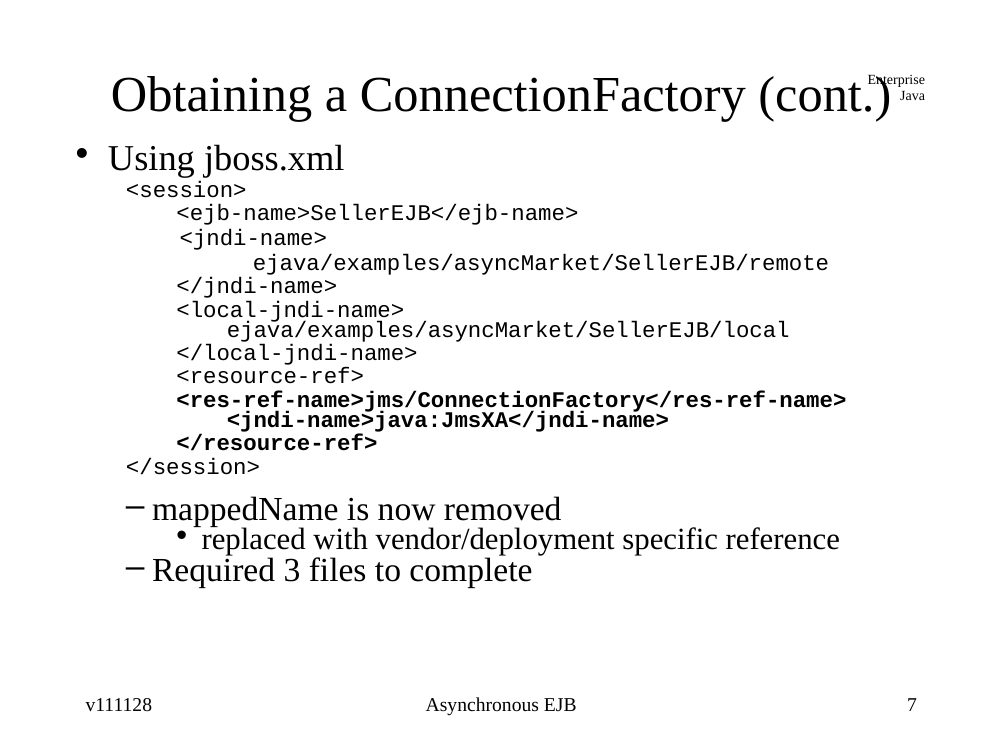
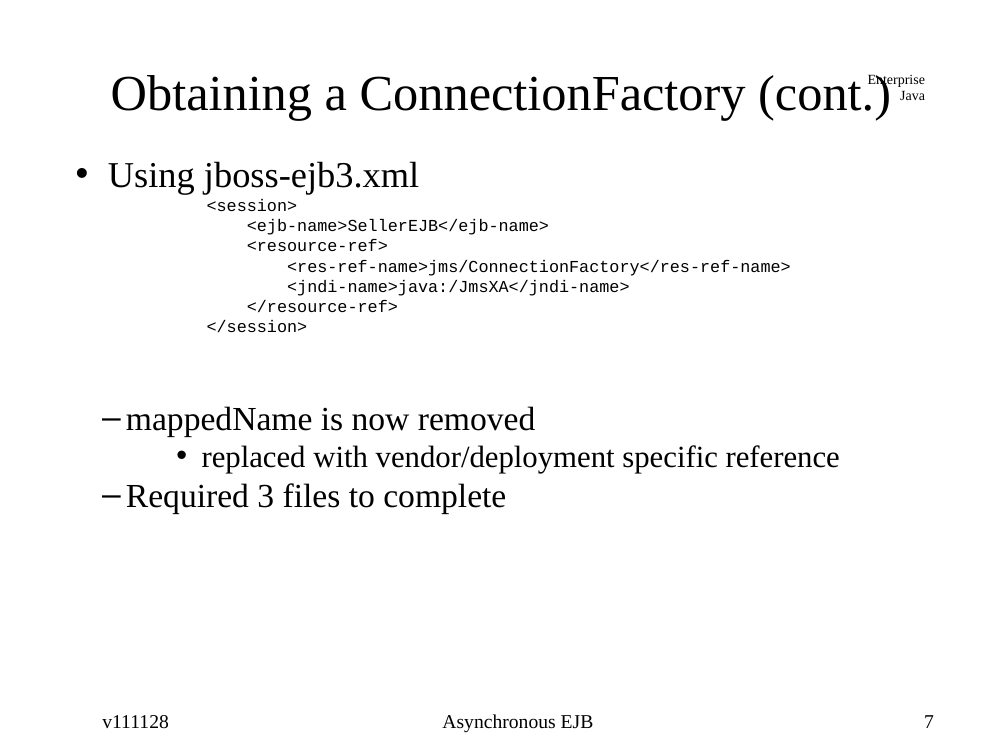
Before and after one commit to jcstaff/ejava-javaee, a slide deck: slide 7 of asyncEJB/src/site/resources/lectures/asyncEJB.ppt. Drawn at 1008x756 pixels with LibreOffice and Linux fonts; fonts in the diff are those of the drawing. Boxes give left, top, right and bottom in pixels: in the first picture for what was removed or moved away, otherwise in the second. Text is boxed around its words. In the diff, an @@ line names an element or a change of style, - is before the commit and + after.

Commit message:
added Async methods and updated EJB Timers

```diff
--- a/asyncEJB/src/site/resources/lectures/asyncEJB.ppt
+++ b/asyncEJB/src/site/resources/lectures/asyncEJB.ppt
@@ title "Obtaining a ConnectionFactory (cont.)" at (111, 74, 891, 121): line spacing 0.1 to 0.09 @@
@@ text at (108, 161, 419, 194): text changed @@
-• Using jboss.xml
+• Using jboss-ejb3.xml
@@ text at (126, 199, 840, 513): size 16 to 12 pt in "<session>", "<ejb-name>SellerEJB</ejb-name>", "<resource-ref>", "<res-ref-name>jms/ConnectionFactory</res-ref-name>" and 2 more places; bold off in "<res-ref-name>jms/ConnectionFactory</res-ref-name>", "</resource-ref>"; indent changed; line spacing 0.56 to 1; less space between paragraphs; list level 3 to 2 in "<ejb-name>SellerEJB</ejb-name>"; list level 3 to 2 in "<resource-ref>"; list level 3 to 2 in "<res-ref-name>jms/ConnectionFactory</res-ref-name>"; list level 3 to 2 in "</resource-ref>"; line spacing 0.55 to 1 @@
@@ text at (176, 229, 829, 367): paragraphs removed @@
-  <jndi-name>
-  ejava/examples/asyncMarket/SellerEJB/remote
-    </jndi-name>
-    <local-jndi-name>
-      ejava/examples/asyncMarket/SellerEJB/local
-    </local-jndi-name>
@@ text at (287, 280, 629, 296): text changed; size 16 to 12 pt; bold off @@
-      <jndi-name>java:JmsXA</jndi-name>
+  <jndi-name>java:/JmsXA</jndi-name>
@@ text "Asynchronous EJB" at (372, 714, 631, 730): size 14 to 24 pt, text colour #000000 to #FFFFFF @@
@@ text added at (86, 715, 204, 729), 24 pt, text #FFFFFF @@
+v121202
@@ text "v111128": place and size @@
-text "v111128" at (86, 698, 153, 712)
+text "v111128" at (102, 715, 169, 729)
@@ text added at (442, 714, 594, 733), 14 pt, text #000000 @@
+Asynchronous EJB
@@ page number: place and size @@
-page number at (907, 698, 917, 711)
+page number at (924, 715, 934, 728)
```
Also in this commit, not shown: 23 other slides changed, 12 slides added.
